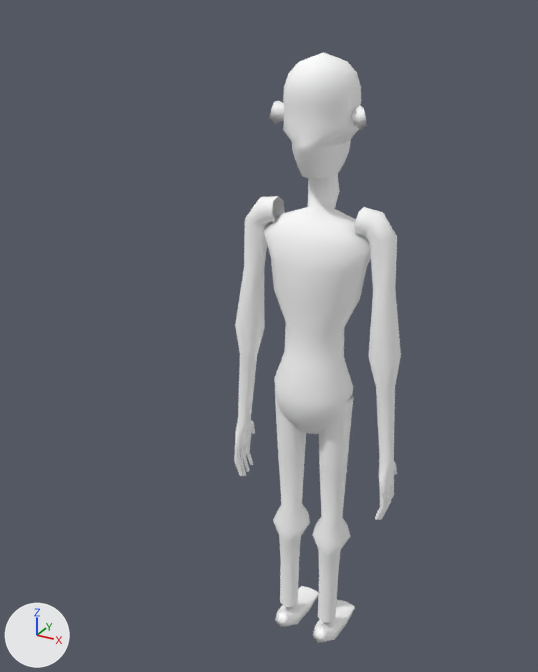
Before and after pictures for a commit that changed the glTF model put_a_sock_in_it/assets/people/super.glb.
Before and after are seen from a 50 mm camera at (0.849, -1.824, 2.022) aimed at (-0.156, 0.005, 1.107). The lights are fixed; the arrows at lower left show +X, +Y and +Z. The first picture is the older version. Vertices at exactly the same position are counted once.

Names of what the first picture shows: 'super'.
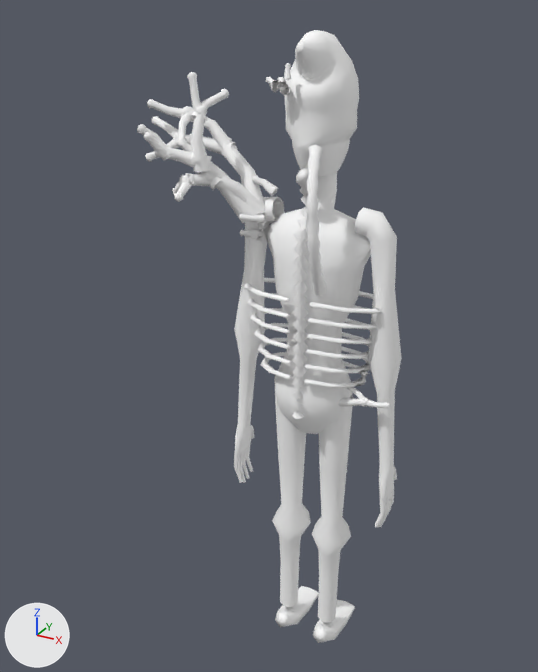
What differs and where, as boxes [x1, y1, x2, y2] in the pictures (538 x 672 px; the box of a moved part takes in the faces that stretch with it):
'super', reshaped (58% wider): before [234, 52, 401, 643]; after [137, 30, 402, 643]
part 1 of me_super, moved or reshaped: before [234, 447, 243, 476]; after [234, 452, 243, 483]
part 2 of me_super, moved or reshaped: before [239, 446, 246, 476]; after [239, 452, 246, 483]
part 3 of me_super, moved or reshaped: before [243, 444, 250, 472]; after [242, 448, 250, 479]
part 4 of me_super, moved or reshaped: before [246, 437, 253, 465]; after [246, 442, 253, 472]
part 5 of me_super, moved or reshaped: before [251, 420, 255, 434]; after [251, 425, 255, 439]
part 6 of me_super, moved or reshaped: before [375, 489, 386, 520]; after [375, 494, 386, 527]
part 7 of me_super, moved or reshaped: before [379, 490, 389, 520]; after [379, 495, 389, 527]
part 8 of me_super, moved or reshaped (mostly hidden): before [391, 481, 394, 499]; after [391, 486, 394, 506]
part 9 of me_super, moved or reshaped: before [394, 461, 397, 475]; after [394, 467, 397, 480]
part 10 of me_super, deleted: before [269, 101, 284, 123]
part 11 of me_super, deleted: before [352, 106, 367, 130]
part 12 of me_super, built on: before [264, 52, 371, 401]; after [137, 30, 390, 419]

The change, as a list of edits to the scene's bpy script:
```text
Change me_super:
    used by ob_super; location = (0.0, 0.0, 0.0)
    remove me_super.from_pydata(...)  # 770 vertices, 1378 faces; spans x -0.27..0.27, y -0.12..0.18, z 0.0..1.92
    add me_super.from_pydata(...)  # 2493 vertices, 4426 faces; spans x -0.55..0.27, y -0.27..0.18, z 0.0..1.97
    me_super part 1: the loose piece of 14 vertices spanning x -0.27..-0.23, y -0.05..-0.02, z 0.6..0.71 is moved by (0.0, 0.0, -0.02)
    me_super part 2: the loose piece of 14 vertices spanning x -0.27..-0.23, y -0.02..0.0, z 0.58..0.71 is moved by (0.0, 0.0, -0.02)
    me_super part 3: the loose piece of 14 vertices spanning x -0.27..-0.23, y 0.0..0.02, z 0.59..0.71 is moved by (0.0, 0.0, -0.02)
    me_super part 4: the loose piece of 14 vertices spanning x -0.27..-0.23, y 0.02..0.05, z 0.6..0.71 is moved by (0.0, 0.0, -0.02)
    me_super part 5: the loose piece of 10 vertices spanning x -0.26..-0.24, y 0.03..0.07, z 0.71..0.76 is moved by (0.0, 0.0, -0.02)
    me_super part 6: the loose piece of 14 vertices spanning x 0.23..0.27, y -0.05..-0.02, z 0.6..0.71 is moved by (0.0, 0.0, -0.02)
    me_super part 7: the loose piece of 14 vertices spanning x 0.23..0.27, y -0.02..0.0, z 0.58..0.71 is moved by (0.0, 0.0, -0.02)
    me_super part 8: the loose piece of 14 vertices spanning x 0.23..0.27, y 0.02..0.05, z 0.6..0.71 is moved by (0.0, 0.0, -0.02)
    me_super part 9: the loose piece of 10 vertices spanning x 0.24..0.26, y 0.03..0.07, z 0.71..0.76 is moved by (0.0, 0.0, -0.02)
    me_super part 10: the loose piece of 14 vertices spanning x -0.14..-0.09, y -0.03..-0.01, z 1.74..1.8 is deleted
    me_super part 11: the loose piece of 14 vertices spanning x 0.09..0.14, y -0.03..-0.01, z 1.74..1.8 is deleted
    me_super part 12: 162 vertices moved from x -0.27..0.27, y -0.11..0.14, z 0.7..1.91 to x -0.27..0.27, y -0.11..0.12, z 0.68..1.97; 21 vertices removed from x -0.05..0.05, y -0.1..0.04, z 1.8..1.92; 1772 vertices added at x -0.55..0.26, y -0.27..0.12, z 0.92..1.97
    other edits to the shape of me_super do not show in these pictures
```
